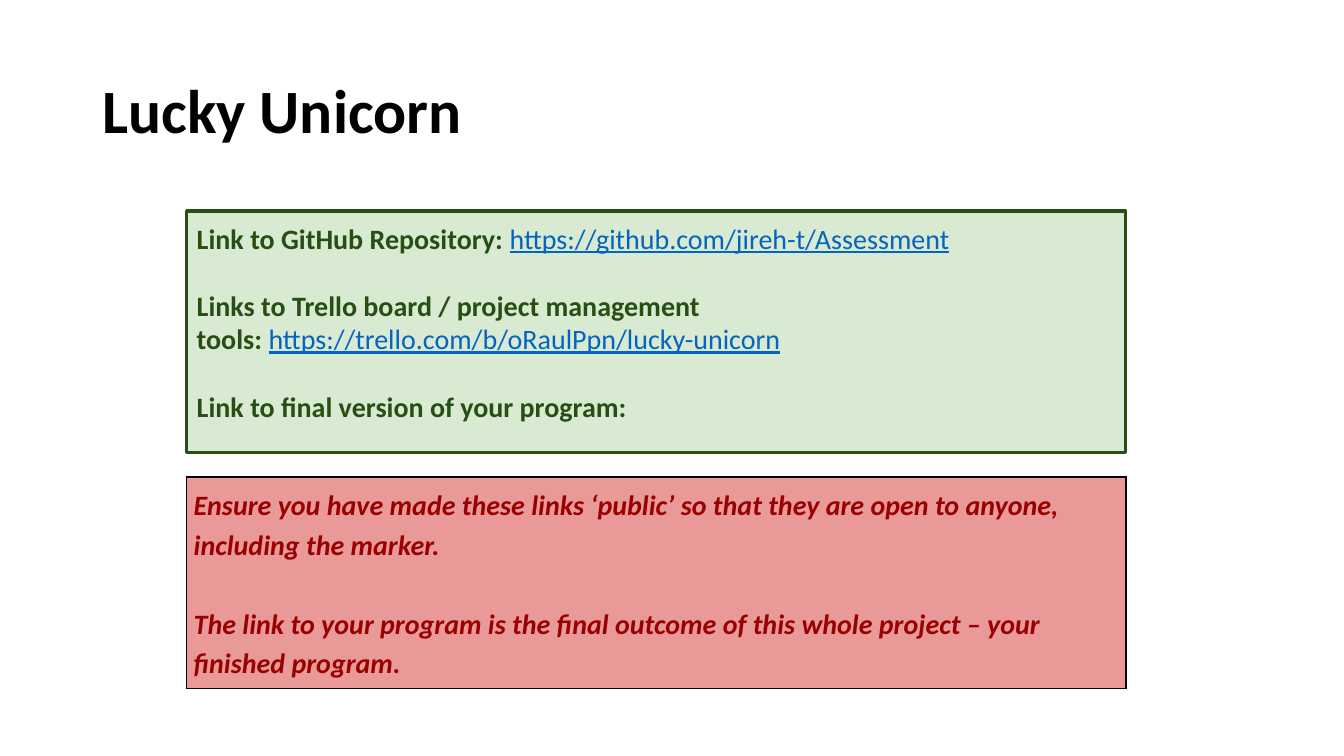
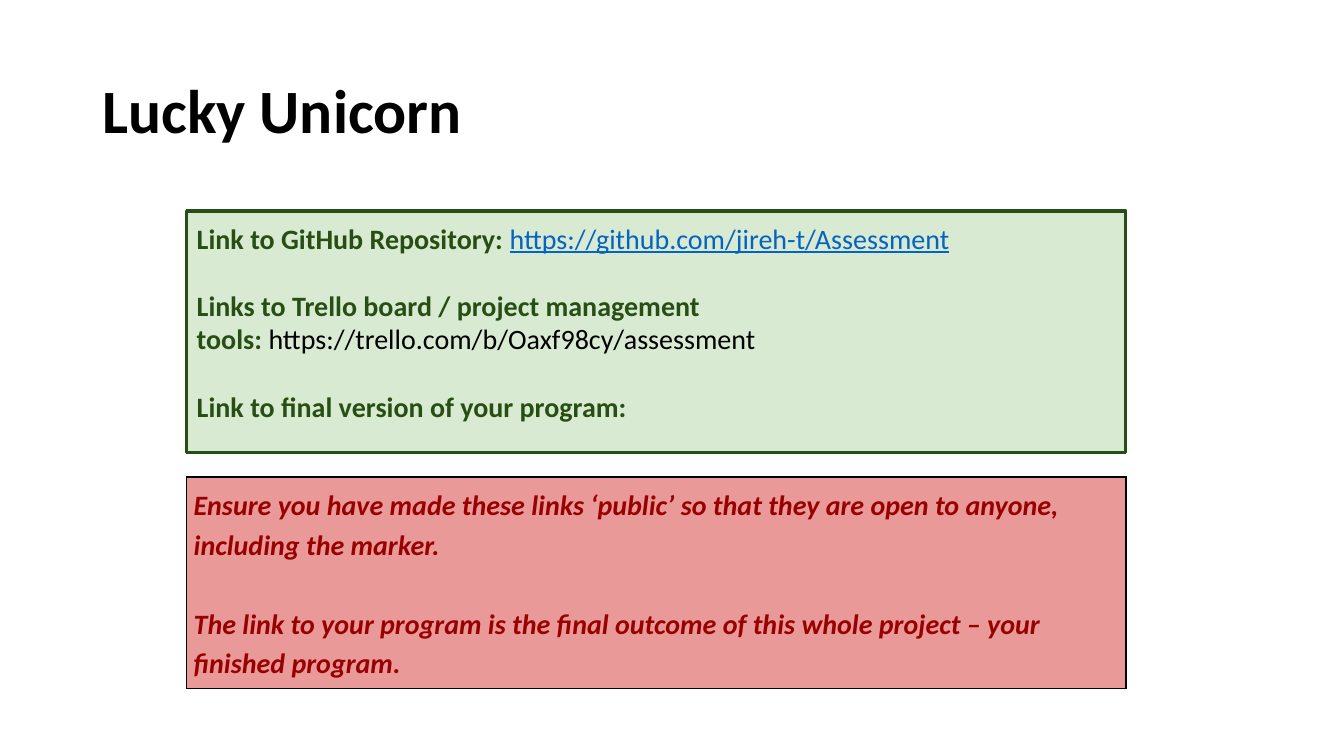
Before and after one commit to jireh-t/Assessment, a slide deck: slide 2 of 1.7 and 1.8 documentation.pptx. Drawn at 1344x756 pixels with LibreOffice and Linux fonts; fonts in the diff are those of the drawing. Boxes give left, top, right and bottom in pixels: in the first picture for what was removed or moved away, otherwise in the second. Text is boxed around its words. In the diff, an @@ line names an element or a change of style, - is before the commit and + after.

```diff
--- a/1.7 and 1.8 documentation.pptx
+++ b/1.7 and 1.8 documentation.pptx
@@ text in rectangle at [197, 296, 756, 354]: text changed; text colour #0563C1 to #274E13; bold on @@
-Links to Trello board / project management tools: https://trello.com/b/oRaulPpn/lucky-unicorn
+Links to Trello board / project management tools: https://trello.com/b/Oaxf98cy/assessment
```
Also in this commit, not shown: 8 other slides changed.
